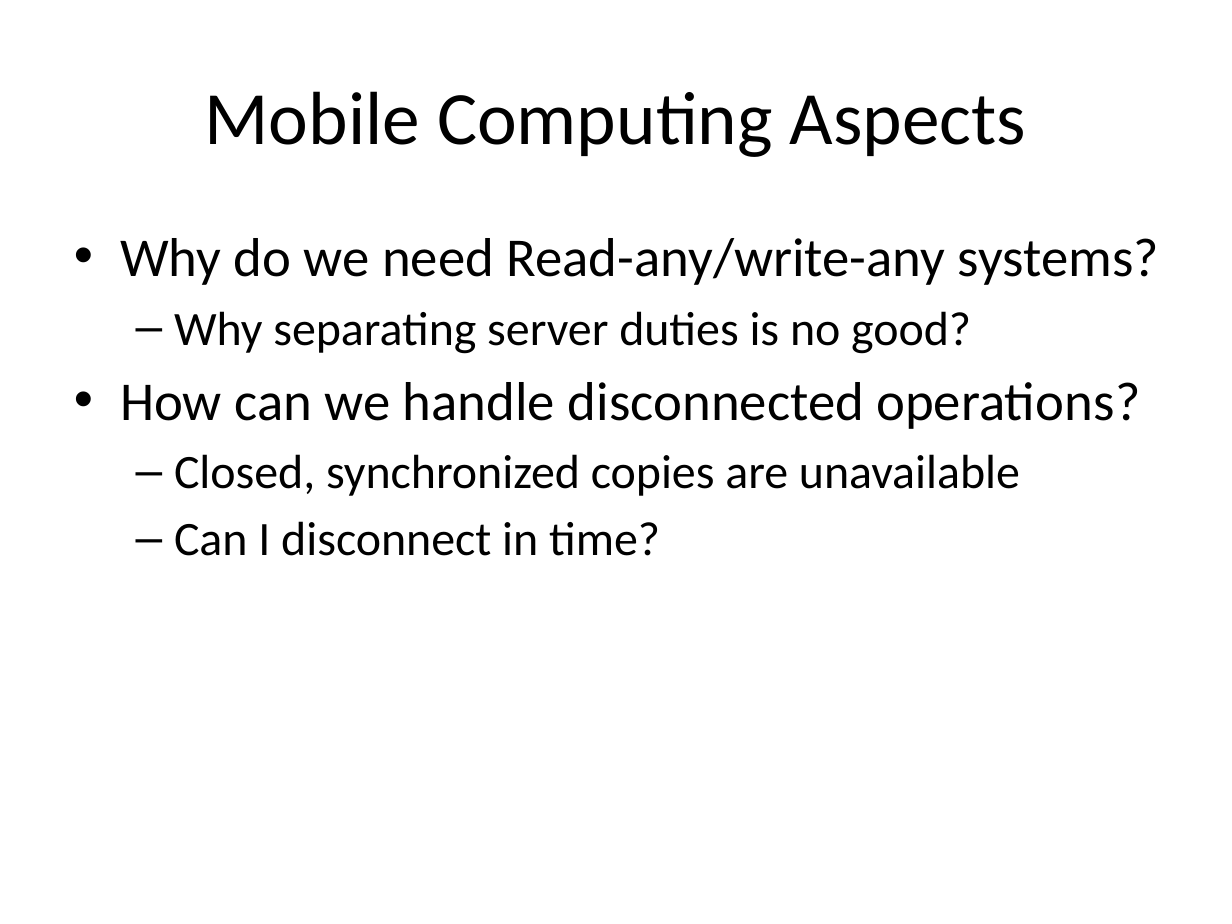
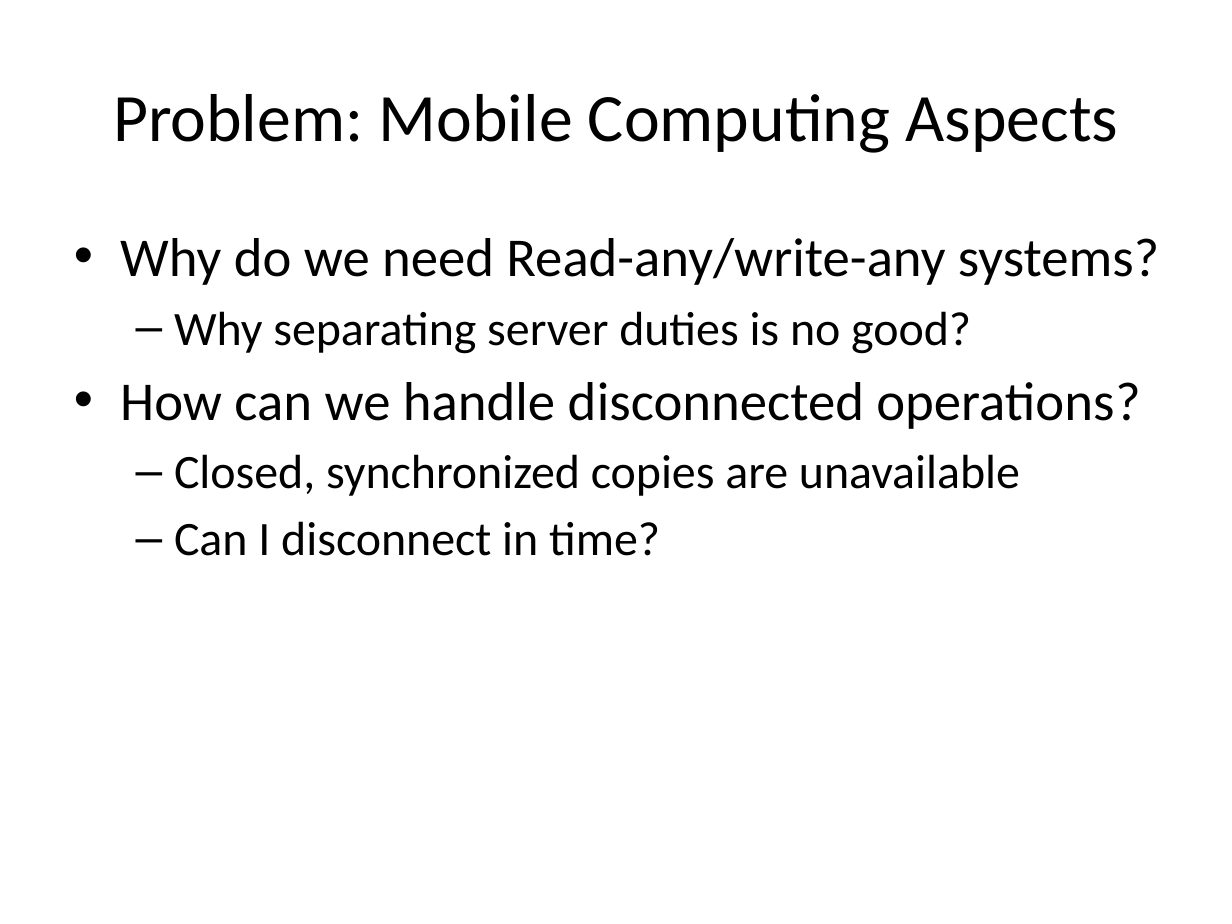
Before and after one commit to balidani/bomberman, a slide deck: slide 4 of presentation/slides_daniel.pptx. Drawn at 1232x924 pixels with LibreOffice and Linux fonts; fonts in the diff are those of the drawing. Boxes give left, top, right and bottom in pixels: in the first picture for what was removed or moved away, otherwise in the second. Text is boxed around its words. In the diff, an @@ line names an element or a change of style, - is before the commit and + after.

```diff
--- a/presentation/slides_daniel.pptx
+++ b/presentation/slides_daniel.pptx
@@ title at bbox=[113, 94, 1119, 153]: text changed; size 44 to 39.6 pt @@
-Mobile Computing Aspects
+Problem: Mobile Computing Aspects
```
Also in this commit, not shown: 4 other slides changed.
